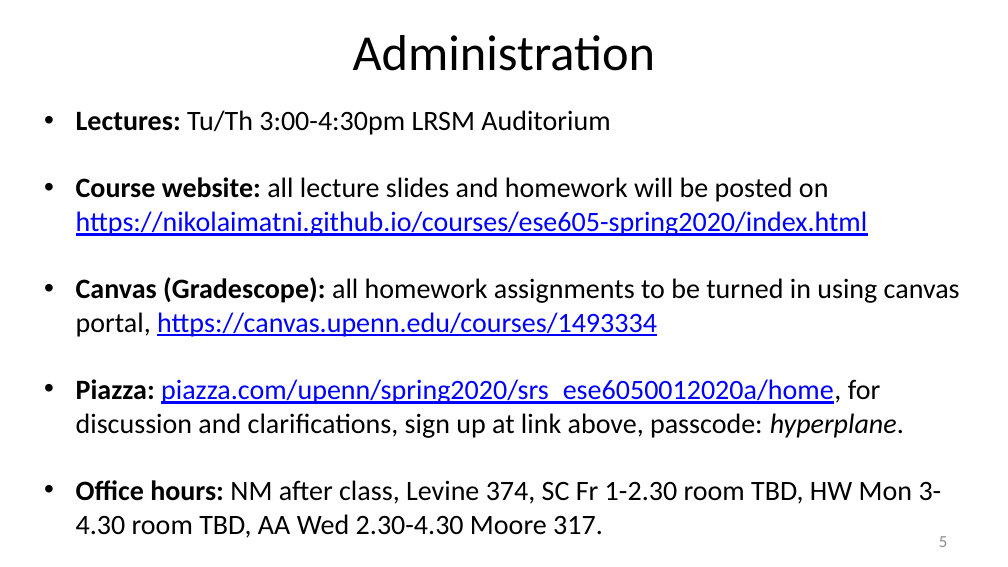
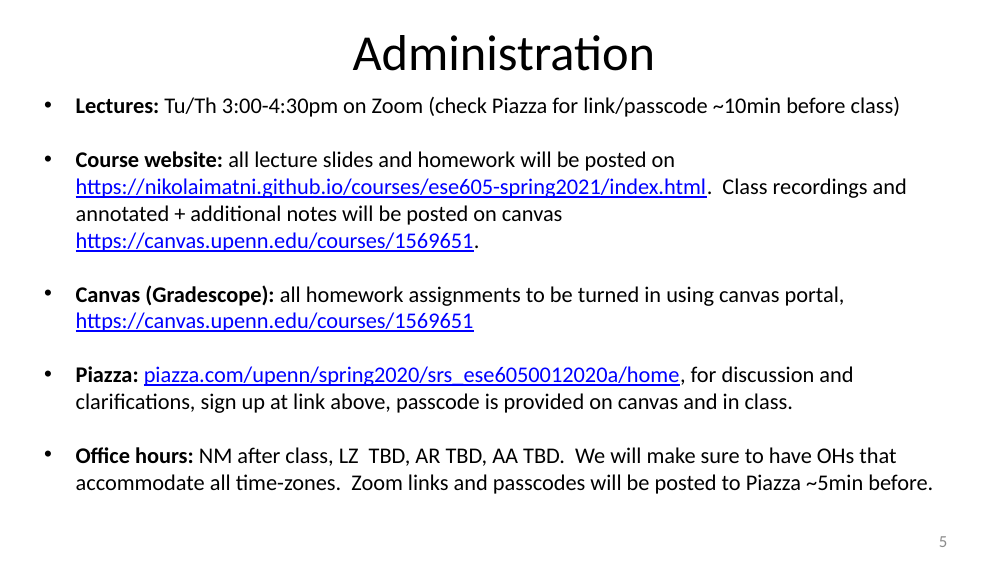
Before and after one commit to nikolaimatni/nikolaimatni.github.io, a slide deck: slide 6 of courses/ese605-spring2021/lecture-slides/logistics.pptx. Drawn at 1008x567 pixels with LibreOffice and Linux fonts; fonts in the diff are those of the drawing. Boxes give left, top, right and bottom in pixels: in the first picture for what was removed or moved away, otherwise in the second. Text is boxed around its words. In the diff, an @@ line names an element or a change of style, - is before the commit and + after.

```diff
--- a/courses/ese605-spring2021/lecture-slides/logistics.pptx
+++ b/courses/ese605-spring2021/lecture-slides/logistics.pptx
@@ text at box(76, 97, 933, 494): text changed; size 20 to 16 pt @@
-• Lectures: Tu/Th 3:00-4:30pm LRSM Auditorium
-• Course website: all lecture slides and homework will be posted on
-  https://nikolaimatni.github.io/courses/ese605-spring2020/index.html
-• Canvas (Gradescope): all homework assignments to be turned in using canvas portal, https://canvas.upenn.edu/courses/1493334
-• Piazza: piazza.com/upenn/spring2020/srs_ese6050012020a/home, for discussion and clarifications, sign up at link above, passcode: hyperplane.
-• Office hours: NM after class, Levine 374, SC Fr 1-2.30 room TBD, HW Mon 3-4.30 room TBD, AA Wed 2.30-4.30 Moore 317.
+• Lectures: Tu/Th 3:00-4:30pm on Zoom (check Piazza for link/passcode ~10min before class)
+• Course website: all lecture slides and homework will be posted on
+  https://nikolaimatni.github.io/courses/ese605-spring2021/index.html. Class recordings and annotated + additional notes will be posted on canvas https://canvas.upenn.edu/courses/1569651.
+• Canvas (Gradescope): all homework assignments to be turned in using canvas portal, https://canvas.upenn.edu/courses/1569651
+• Piazza: piazza.com/upenn/spring2020/srs_ese6050012020a/home, for discussion and clarifications, sign up at link above, passcode is provided on canvas and in class.
+• Office hours: NM after class, LZ TBD, AR TBD, AA TBD. We will make sure to have OHs that accommodate all time-zones. Zoom links and passcodes will be posted to Piazza ~5min before.
```
Also in this commit, not shown: 3 other slides changed, 1 other file.
